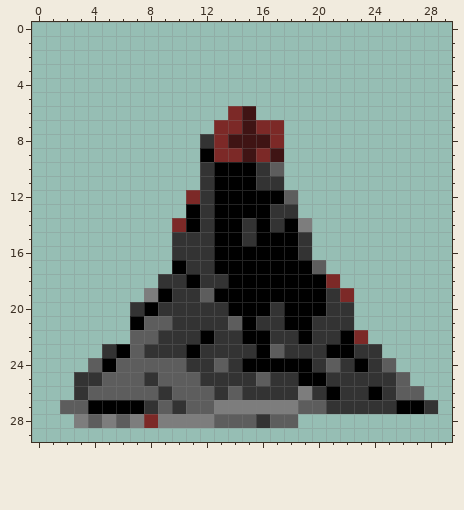
A pixel-art sprite gets an edit: textures/mount.png. Above: the version before the commit.
The file is 30x30 pixels.
Now the later version:
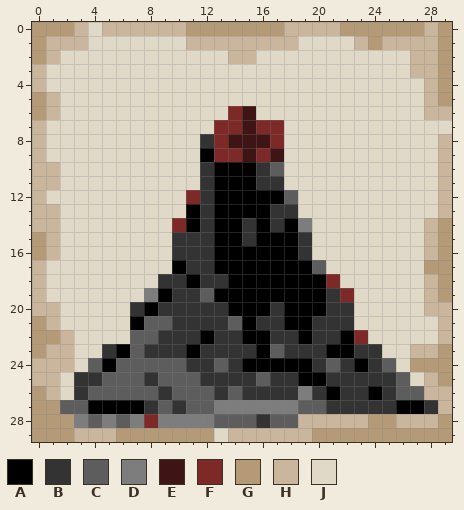
Palette (. is transparent): A #000000  B #333333  C #5d5d5d  D #7d7d7d  E #3f1414  F #7c2927  G #b59a77  H #c9b69c  J #e1d9c8
The exact change:
There is now colour G in row 0 at x 0 to 2, 11 to 17, 22 to 27 and 29; in row 1 at x 0, 24 and 29; in row 2 at x 0 and 29; in rows 3 to 4 at x 29; in row 5 at x 0 and 29; in row 6 at x 0.
There is now colour G in row 14 at x 29; in rows 15 to 16 at x 0 and 29; in row 17 at x 28 to 29; in rows 18 to 19 at x 29; in row 21 at x 0; in row 22 at x 0 to 1.
There is now colour G in row 23 at x 0 and 29; in row 24 at x 27 to 29; in row 25 at x 29; in row 26 at x 0; in row 27 at x 0 to 1; in row 28 at x 0 to 2, 24 to 25 and 29.
There is now colour G in row 29 at x 0 to 2, 6 to 12 and 20 to 29.
There is now colour H in row 0 at x 3, 5 to 10, 18 to 21 and 28; in row 1 at x 1 to 3, 11 to 18, 23 and 25 to 28; in row 2 at x 1, 14 to 15 and 27 to 28; in row 3 at x 0 and 27 to 28; in row 4 at x 0 and 28; in row 5 at x 1 and 28.
There is now colour H in row 6 at x 1 and 28 to 29; in row 7 at x 0; in rows 8 to 9 at x 0 and 29; in rows 10 to 11 at x 0 to 1 and 29; in row 12 at x 0 and 29; in row 13 at x 0 to 1 and 29.
There is now colour H in row 14 at x 0 to 1 and 28; in rows 15 to 16 at x 1 and 28; in row 17 at x 0; in rows 18 to 19 at x 0 and 28; in row 20 at x 0 to 1 and 28 to 29; in row 21 at x 1 and 29.
There is now colour H in row 22 at x 2 and 29; in row 23 at x 1 to 2 and 27 to 28; in row 24 at x 0 to 2; in row 25 at x 0 to 1 and 28; in row 26 at x 1 and 28 to 29; in row 27 at x 29.
There is now colour H in row 28 at x 19 to 23 and 26 to 28; in row 29 at x 3 to 5 and 14 to 19.
There is now colour J in row 0 at x 4; in row 1 at x 4 to 10 and 19 to 22; in row 2 at x 2 to 13 and 16 to 26; in row 3 at x 1 to 26; in row 4 at x 1 to 27; in row 5 at x 2 to 27.
There is now colour J in row 6 at x 2 to 13 and 16 to 27; in row 7 at x 1 to 12 and 18 to 29; in rows 8 to 9 at x 1 to 11 and 18 to 28; in rows 10 to 11 at x 2 to 11 and 18 to 28; in row 12 at x 1 to 10 and 19 to 28; in row 13 at x 2 to 10 and 19 to 28.
There is now colour J in rows 14 to 16 at x 2 to 9 and 20 to 27; in row 17 at x 1 to 9 and 21 to 27; in row 18 at x 1 to 8 and 22 to 27; in row 19 at x 1 to 7 and 23 to 27; in row 20 at x 2 to 6 and 23 to 27; in row 21 at x 2 to 6 and 23 to 28.
There is now colour J in row 22 at x 3 to 6 and 24 to 28; in row 23 at x 3 to 4 and 25 to 26; in row 24 at x 3 and 26; in row 25 at x 2 and 27; in row 26 at x 2; in row 29 at x 13.
